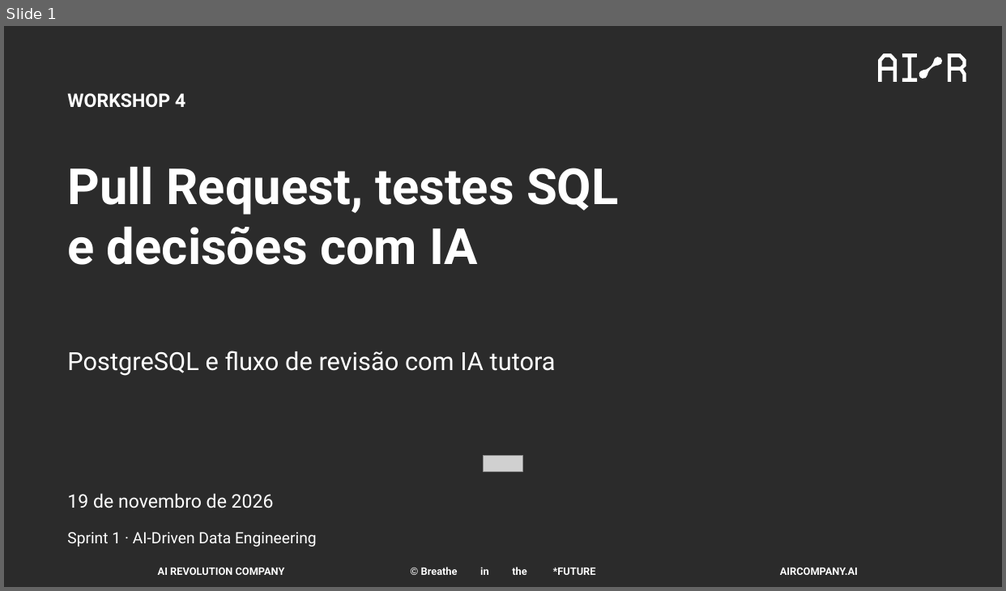
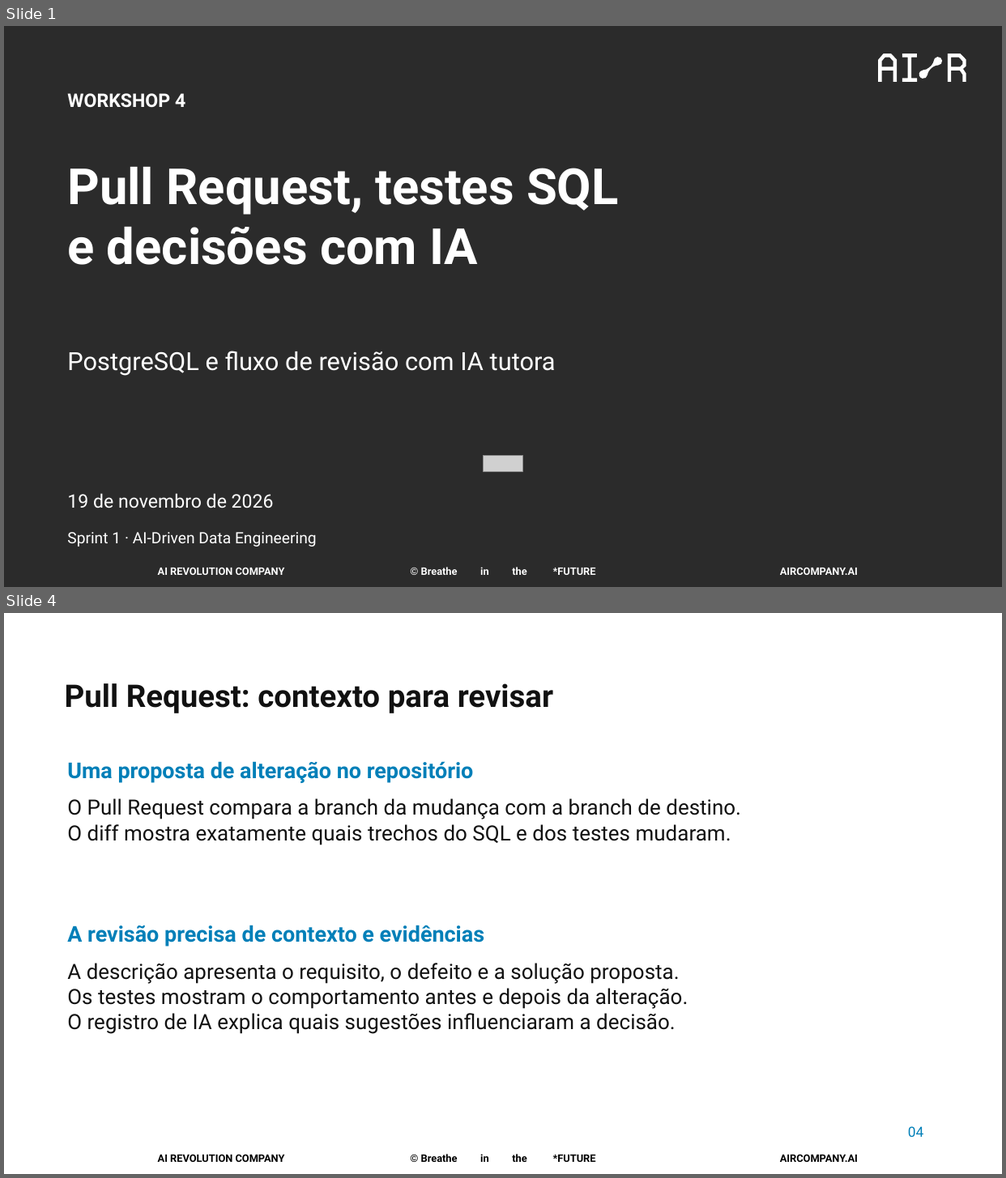
Before and after one commit to pedropalmieri/workshop4-pr-sql-ia, a slide deck: materiais/Workshop4-19nov2026.pptx. Shown one above the other, each under a label of ours: slide 1 before the commit, slides 1 and 4 after it; the slides between them are not shown. The pictures are 1006x591 and 1006x1178 pixels, drawn with LibreOffice and Linux fonts; fonts in the diff are those of the drawing; grey boxes stand for pictures; background and template pictures are left out; a plain dark background stands for a picture behind light text. Boxes give left, top, right and bottom in pixels: in the first picture for what was removed or moved away, otherwise in the second. Text is boxed around its words. In the diff, an @@ line names an element or a change of style, - is before the commit and + after.

Commit message:
Revisa slides como material didático para o público

```diff
--- a/materiais/Workshop4-19nov2026.pptx
+++ b/materiais/Workshop4-19nov2026.pptx
@@ slide 4 added at box(4, 613, 1002, 1174), background #FFFFFF; not listed: 3 template elements that a slide beside it also shows @@
@@ text added at box(65, 683, 553, 713), 30 pt, text #111111, bold @@
+Pull Request: contexto para revisar
@@ text added at box(67, 761, 474, 783), 21 pt, text #007FB8, bold @@
+Uma proposta de alteração no repositório
@@ text added at box(67, 798, 741, 845), 20.2 pt, text #111111 @@
+O Pull Request compara a branch da mudança com a branch de destino.
+O diff mostra exatamente quais trechos do SQL e dos testes mudaram.
@@ text added at box(67, 925, 484, 947), 21 pt, text #007FB8, bold @@
+A revisão precisa de contexto e evidências
@@ text added at box(67, 963, 688, 1034), 20.2 pt, text #111111 @@
+A descrição apresenta o requisito, o defeito e a solução proposta.
+Os testes mostram o comportamento antes e depois da alteração.
+O registro de IA explica quais sugestões influenciaram a decisão.
@@ text added at box(908, 1127, 923, 1137), 13.5 pt, text #007FB8 @@
+04
```
Also in this commit, not shown: 7 slides changed, 6 other slides added, 7 slides removed.
